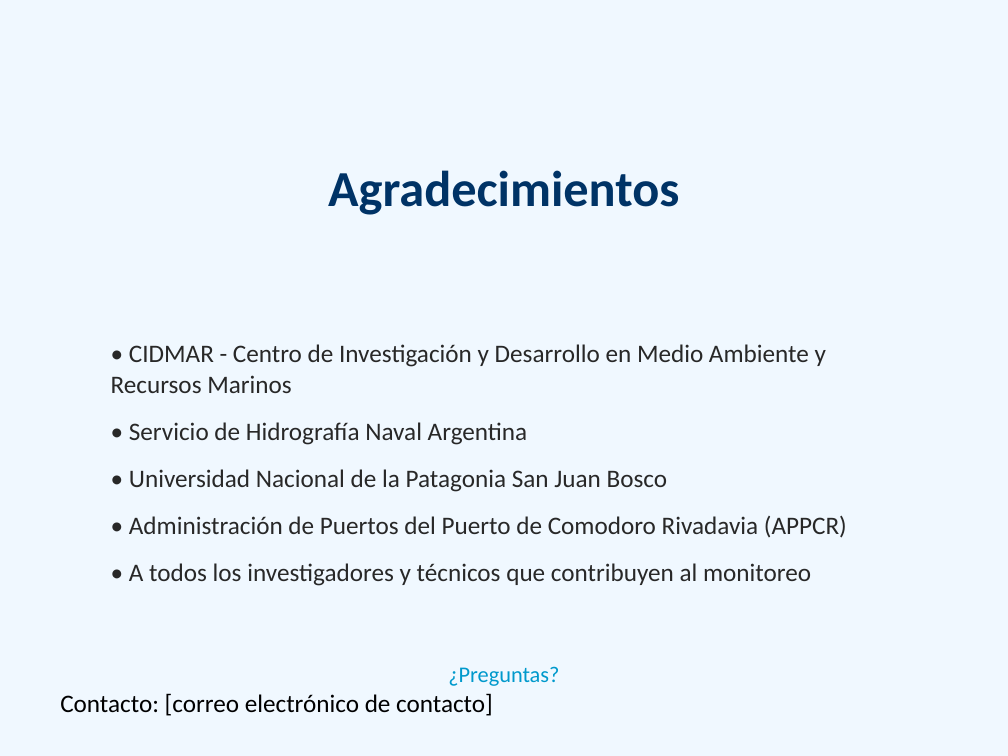
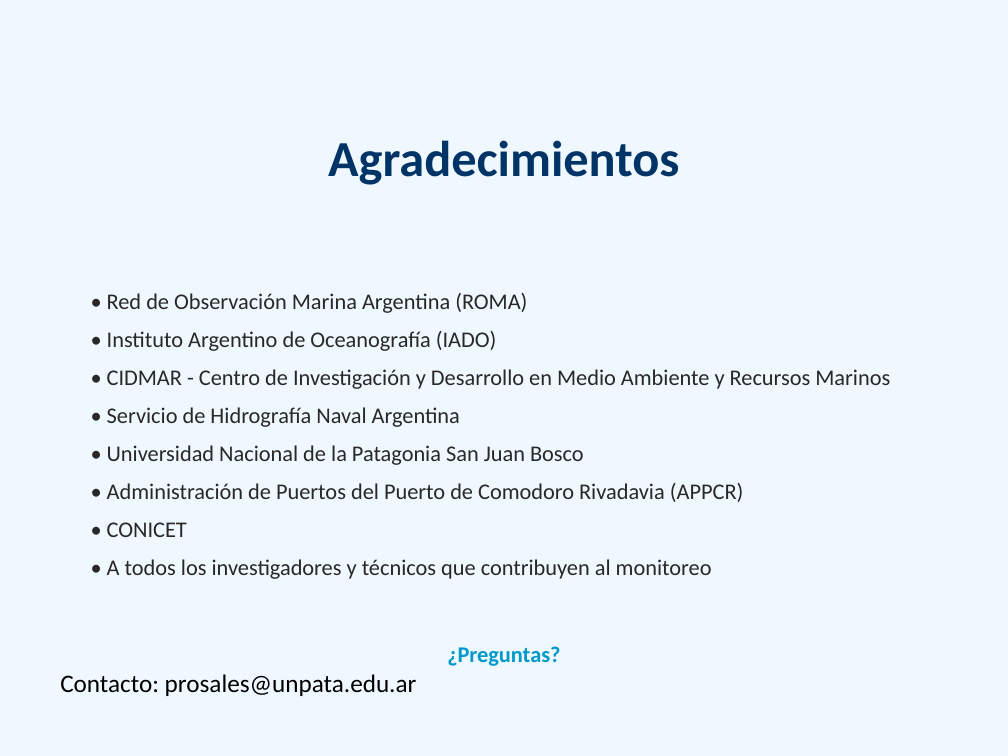
Before and after one commit to pablo27207/services, a slide deck: slide 16 of Presentacion_OOGSJ_XIIJNCM.pptx (slide 15 before the commit). Drawn at 1008x756 pixels with LibreOffice and Linux fonts; fonts in the diff are those of the drawing. Boxes give left, top, right and bottom in pixels: in the first picture for what was removed or moved away, otherwise in the second. Text is boxed around its words. In the diff, an @@ line names an element or a change of style, - is before the commit and + after.

```diff
--- a/Presentacion_OOGSJ_XIIJNCM.pptx
+++ b/Presentacion_OOGSJ_XIIJNCM.pptx
@@ text "Agradecimientos": place and size @@
-text "Agradecimientos" at bbox=[328, 170, 679, 215]
+text "Agradecimientos" at bbox=[328, 140, 679, 185]
@@ text "• Red de Observación Marina ...": place and size @@
-text "• Red de Observación Marina ..." at bbox=[111, 344, 847, 586]
+text "• Red de Observación Marina ..." at bbox=[107, 293, 890, 579]
@@ text at bbox=[107, 293, 527, 351]: paragraphs added @@
+• Red de Observación Marina Argentina (ROMA)
+• Instituto Argentino de Oceanografía (IADO)
@@ text at bbox=[107, 369, 890, 579]: size 18 to 16 pt in "• CIDMAR - Centro de Investigación y ...", "• Servicio de Hidrografía Naval Argentina", "• Universidad Nacional de la Patagonia San ...", "• Administración de Puertos del Puerto de ..." and 1 more places; less space between paragraphs @@
@@ text at bbox=[107, 522, 187, 537]: paragraph added @@
+• CONICET
@@ text "¿Preguntas?": place and size @@
-text "¿Preguntas?" at bbox=[60, 666, 559, 716]
+text "¿Preguntas?" at bbox=[60, 674, 417, 696]
@@ text "¿Preguntas?" at bbox=[60, 674, 417, 696]: bold on in "¿Preguntas?" @@
@@ text at bbox=[60, 674, 417, 696]: text changed @@
-Contacto: [correo electrónico de contacto]
+Contacto: prosales@unpata.edu.ar
```
Also in this commit, not shown: 11 other slides changed, 3 slides added, 2 slides removed, 1 other file.
